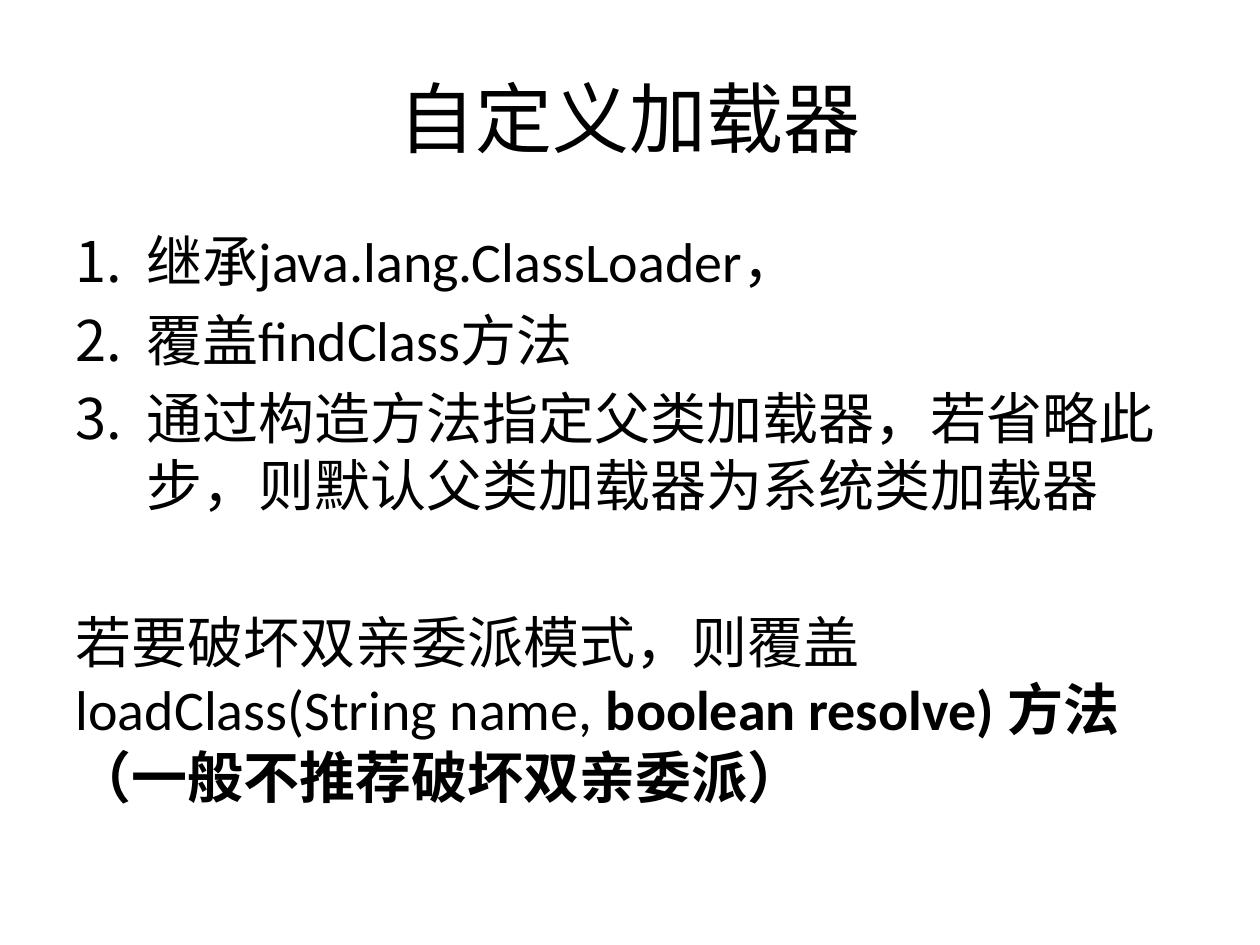
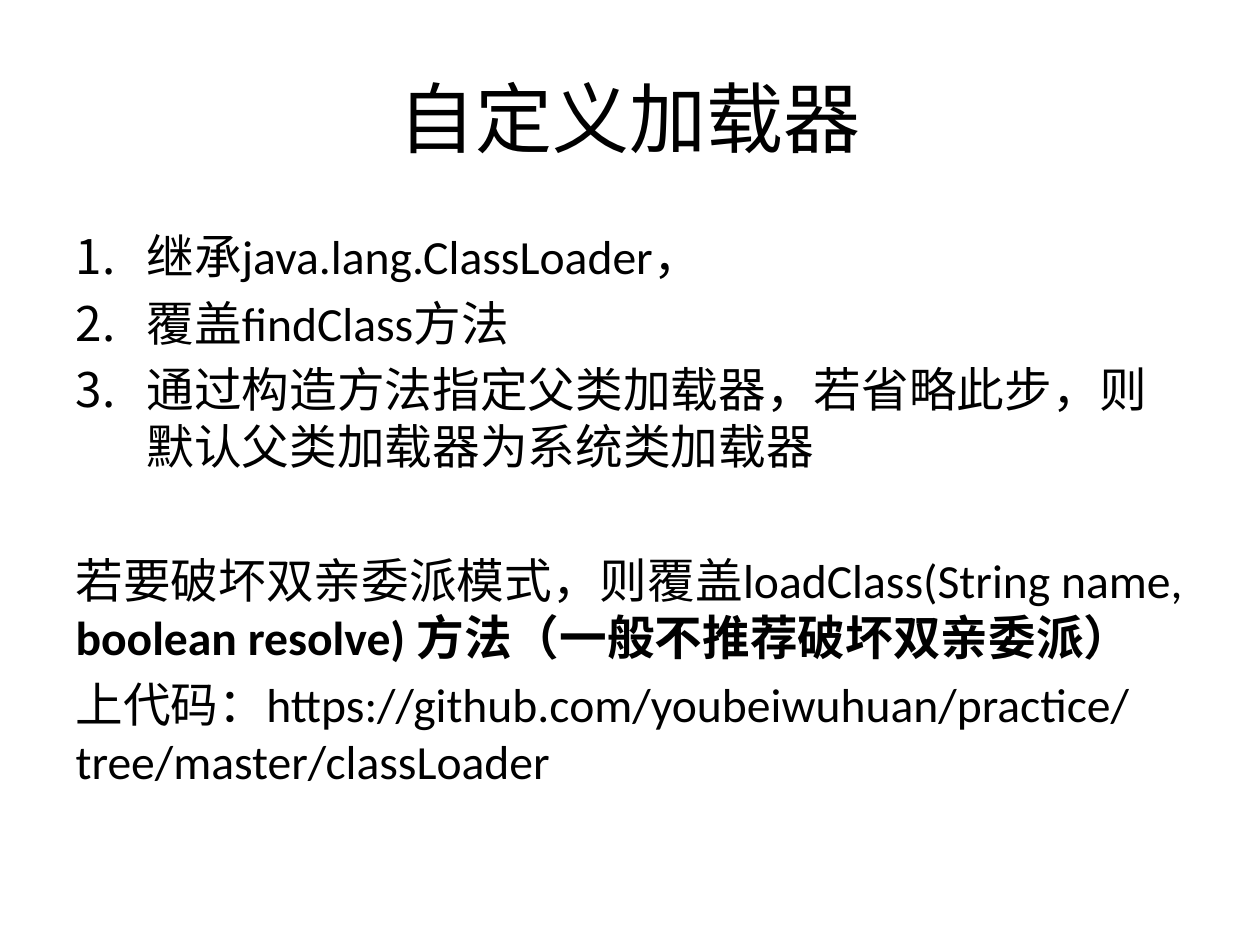
Before and after one commit to liuendy/practice, a slide deck: slide 9 of classLoader/类加载总结.pptx. Drawn at 1260x945 pixels with LibreOffice and Linux fonts; fonts in the diff are those of the drawing. Boxes give left, top, right and bottom in pixels: in the first picture for what was removed or moved away, otherwise in the second. Text is boxed around its words. In the diff, an @@ line names an element or a change of style, - is before the commit and + after.

```diff
--- a/classLoader/类加载总结.pptx
+++ b/classLoader/类加载总结.pptx
@@ text at (76, 234, 1182, 662): size 32 to 27.2 pt in "继承java.lang.ClassLoader，", "覆盖findClass方法", "通过构造方法指定父类加载器，若省略此步，则默认父类加载器为系统类加载器", "若要破坏双亲委派模式，则覆盖loadClass(String name, boolean resolve) 方法（一般不 ..." @@
@@ text at (76, 682, 1129, 781): paragraph added @@
+上代码：https://github.com/youbeiwuhuan/practice/tree/master/classLoader
```
Also in this commit, not shown: 3 other slides changed, 3 slides added, 2 slides removed, 1 other file.
